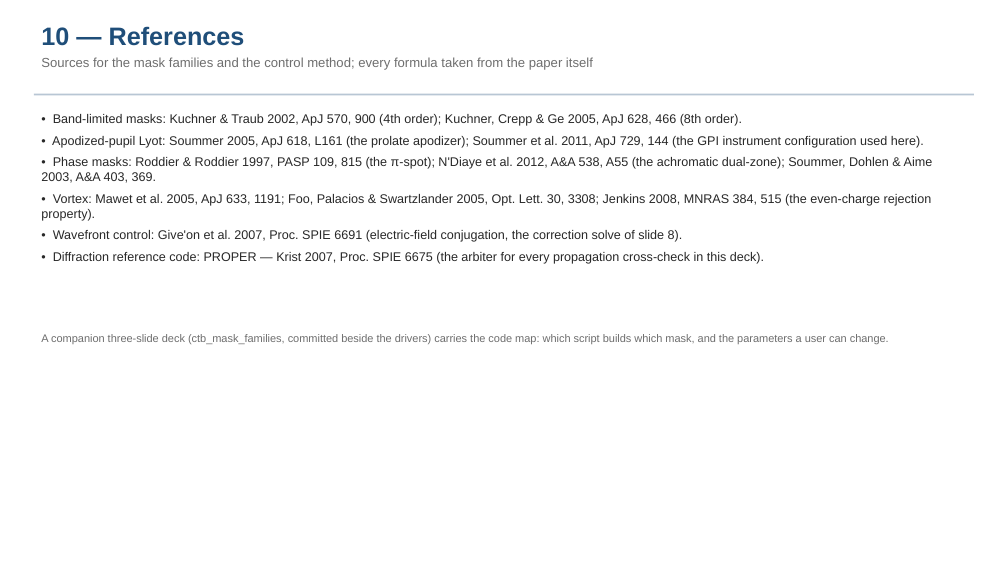
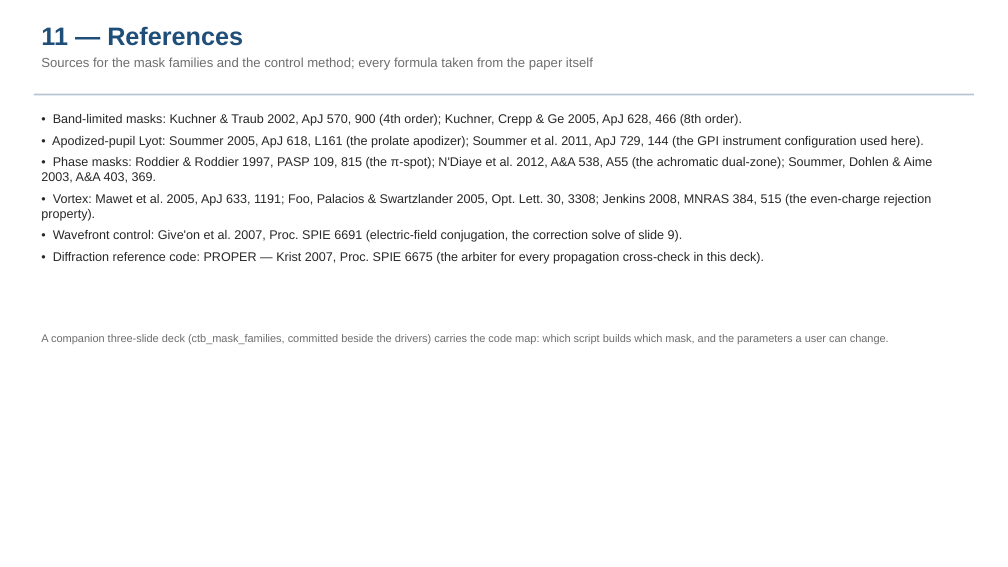
Before and after one commit to nasa-jpl/MACOS_resources, a slide deck: slide 12 of mmacos/templates/30_instruments/bench_ctb/deck_ctb.pptx (slide 11 before the commit). Drawn at 1008x567 pixels with LibreOffice and Linux fonts; fonts in the diff are those of the drawing. Boxes give left, top, right and bottom in pixels: in the first picture for what was removed or moved away, otherwise in the second. Text is boxed around its words. In the diff, an @@ line names an element or a change of style, - is before the commit and + after.

```diff
--- a/mmacos/templates/30_instruments/bench_ctb/deck_ctb.pptx
+++ b/mmacos/templates/30_instruments/bench_ctb/deck_ctb.pptx
@@ text at [41,26,243,46]: text changed @@
-10 — References
+11 — References
@@ text at [53,230,683,242]: text changed @@
-• Wavefront control: Give'on et al. 2007, Proc. SPIE 6691 (electric-field conjugation, the correction solve of slide 8).
+• Wavefront control: Give'on et al. 2007, Proc. SPIE 6691 (electric-field conjugation, the correction solve of slide 9).
```
Also in this commit, not shown: 4 other slides changed, 1 slide added, 7 other files.
